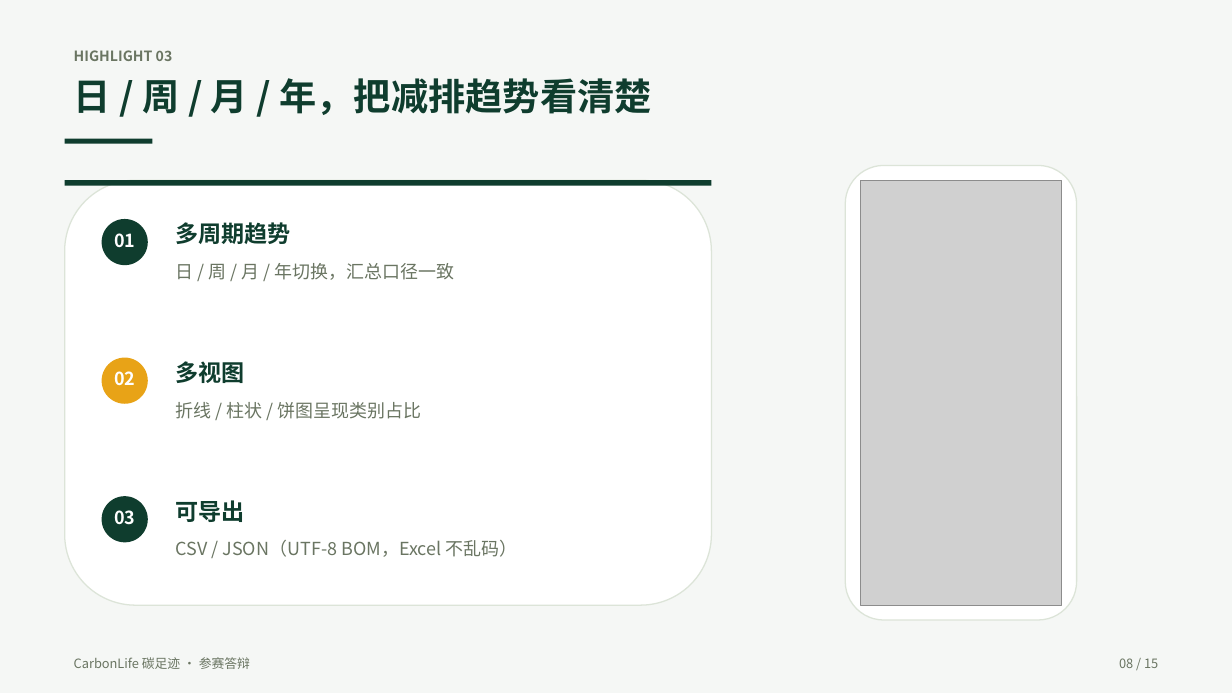
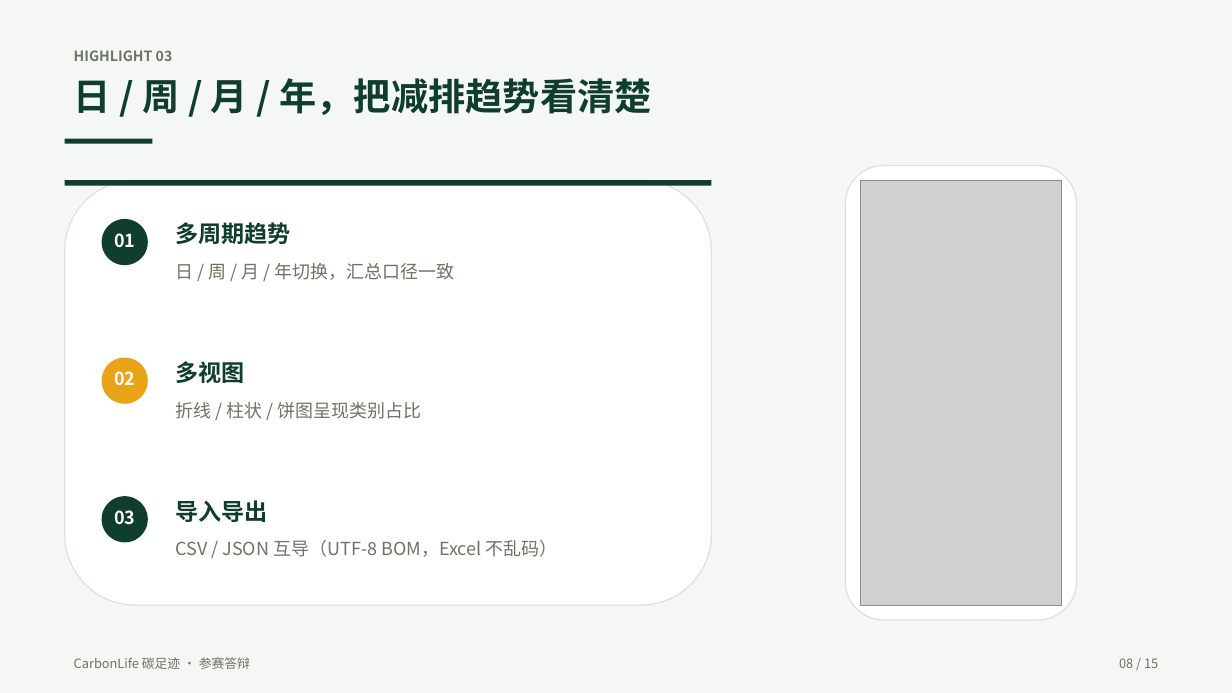
Before and after one commit to zyx-dc/CarbonLife, a slide deck: slide 8 of docs/tasks/ppt/CarbonLife-答辩PPT.pptx. Drawn at 1232x693 pixels with LibreOffice and Linux fonts; fonts in the diff are those of the drawing; grey boxes stand for pictures. Boxes give left, top, right and bottom in pixels: in the first picture for what was removed or moved away, otherwise in the second. Text is boxed around its words. In the diff, an @@ line names an element or a change of style, - is before the commit and + after.

```diff
--- a/docs/tasks/ppt/CarbonLife-答辩PPT.pptx
+++ b/docs/tasks/ppt/CarbonLife-答辩PPT.pptx
@@ text at [175, 500, 267, 522]: text changed @@
-可导出
+导入导出
@@ text at [175, 540, 558, 557]: text changed @@
-CSV / JSON（UTF-8 BOM，Excel 不乱码）
+CSV / JSON 互导（UTF-8 BOM，Excel 不乱码）
```
Also in this commit, not shown: 9 other slides changed, 14 other files.
